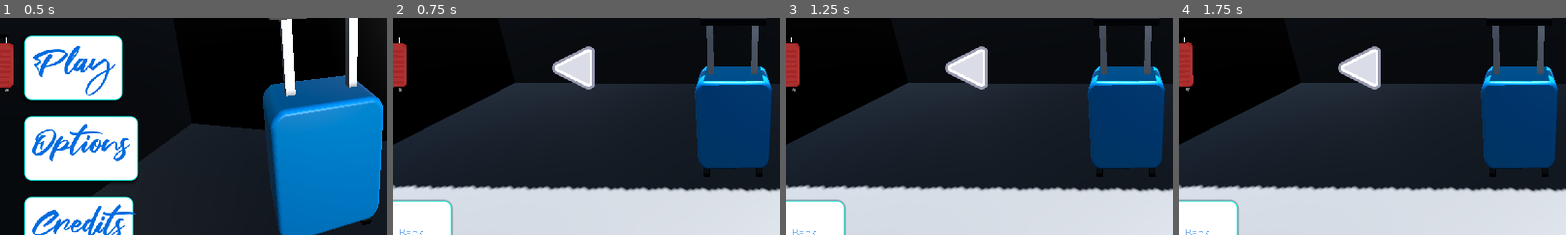
Above: before the commit, frames 1-4 (left to right).
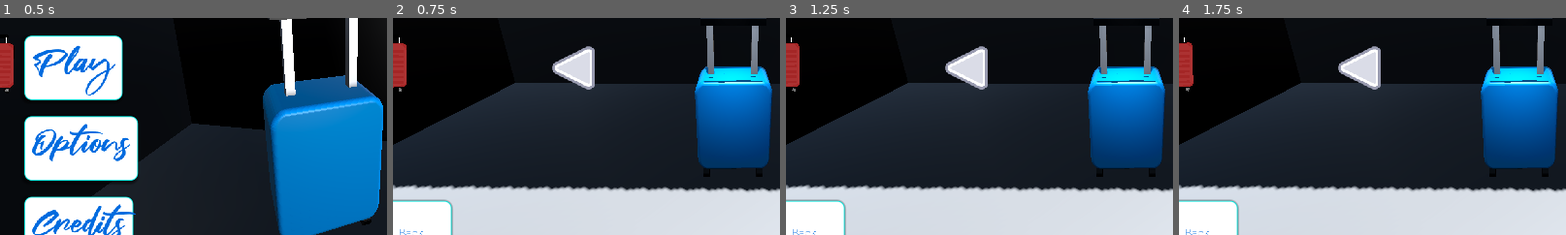
Above: after the commit, the same moments.

Repository: emilyallerdings/gwj81-expedition
Game: Godot game, scene res://Scenes/main_menu.tscn
Same seed, same stepped clock (60 frames per second), same inputs: the game is played once before the commit and once after it. This scene is started directly instead of the project's main scene.
Inputs (mouse positions are % of the whole screen's width and height, from its top left):
- Up to frame 1 (0.5 s): no input
- Up to frame 2 (0.75 s): click "Play" at 0.5 s
- Up to frame 3 (1.25 s): no input
- Up to frame 4 (1.75 s): click (71, 50) at 1.25 s
The pictures show only the part of the screen within x 6-56%, y 39-88%; the shares and areas given below are measured in that part.

Frame 1 is identical in both runs. In frame 2, 6.9% of the frame differs, in the area x 77-98%, y 3-59%; in frame 3, 6.9%; in frame 4, 6.9%.

Commit message:
change test

Diff:
--- a/Scenes/main_menu.tscn
+++ b/Scenes/main_menu.tscn
@@ -351,7 +351,7 @@
 transform = Transform3D(0.707107, 0, 0.707107, 0, 1, 0, -0.707107, 0, 0.707107, 54.498, 3, -37.5734)
 
 [node name="SpotLight3D" type="SpotLight3D" parent="."]
-transform = Transform3D(-0.696515, -0.717542, 0.00057136, 0, 0.000796274, 1, -0.717542, 0.696515, -0.000554617, 54.2699, 30.8952, -37.102)
+transform = Transform3D(-0.717844, -0.661484, -0.217116, 0.0135006, -0.325025, 0.945609, -0.696073, 0.675868, 0.242247, 49.2127, 30.8952, -32.1071)
 light_energy = 50.0
 light_volumetric_fog_energy = 50.0
 shadow_enabled = true
--- a/Scenes/sound_bus.tscn
+++ b/Scenes/sound_bus.tscn
@@ -14,34 +14,27 @@
 [node name="Airport Ambience" type="AudioStreamPlayer" parent="."]
 stream = ExtResource("2_otb3e")
 volume_db = -5.0
-bus = &"SFX"
 
 [node name="Button" type="AudioStreamPlayer" parent="."]
 stream = ExtResource("3_otb3e")
 volume_db = -5.0
-bus = &"SFX"
 
 [node name="Rolling Suitcase" type="AudioStreamPlayer" parent="."]
 stream = ExtResource("4_yghvr")
 volume_db = -5.0
-bus = &"SFX"
 
 [node name="Button Hover Click" type="AudioStreamPlayer" parent="."]
 stream = ExtResource("5_qdc24")
 volume_db = -5.0
 max_polyphony = 10
-bus = &"SFX"
 
 [node name="Whoosh" type="AudioStreamPlayer" parent="."]
 stream = ExtResource("6_4mo3c")
 volume_db = -5.0
 max_polyphony = 10
-bus = &"SFX"
 
 [node name="Song1" type="AudioStreamPlayer" parent="."]
 stream = ExtResource("5_s22cy")
 volume_db = -5.0
-bus = &"Music"
 
 [node name="Song2" type="AudioStreamPlayer" parent="."]
-bus = &"Music"
Not shown: 1 places in Scenes/main.tscn that only renumber resources
Not shown: 1 places in Scenes/main_menu.tscn that only renumber resources
Not shown: 1 places in Scenes/player.tscn that only renumber resources
